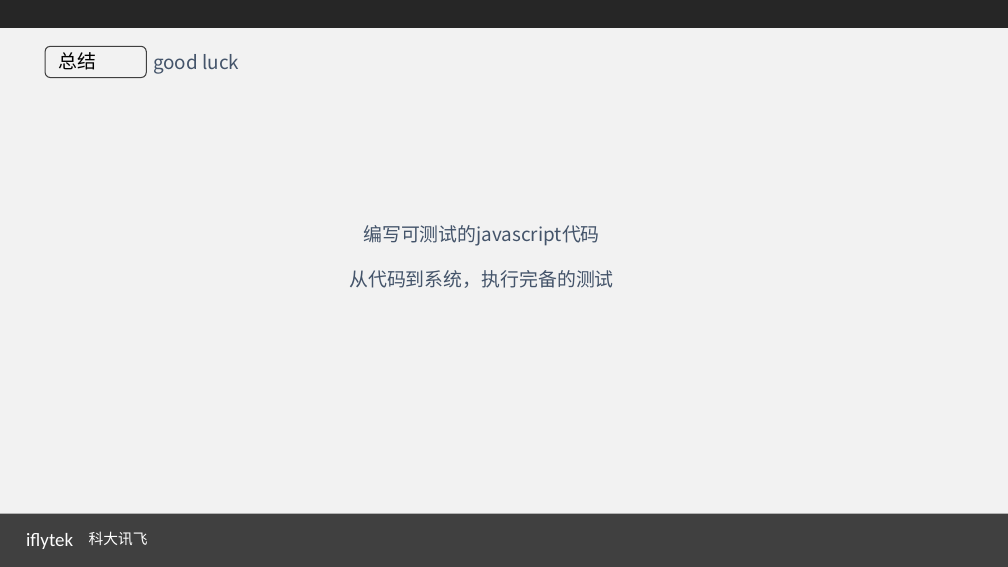
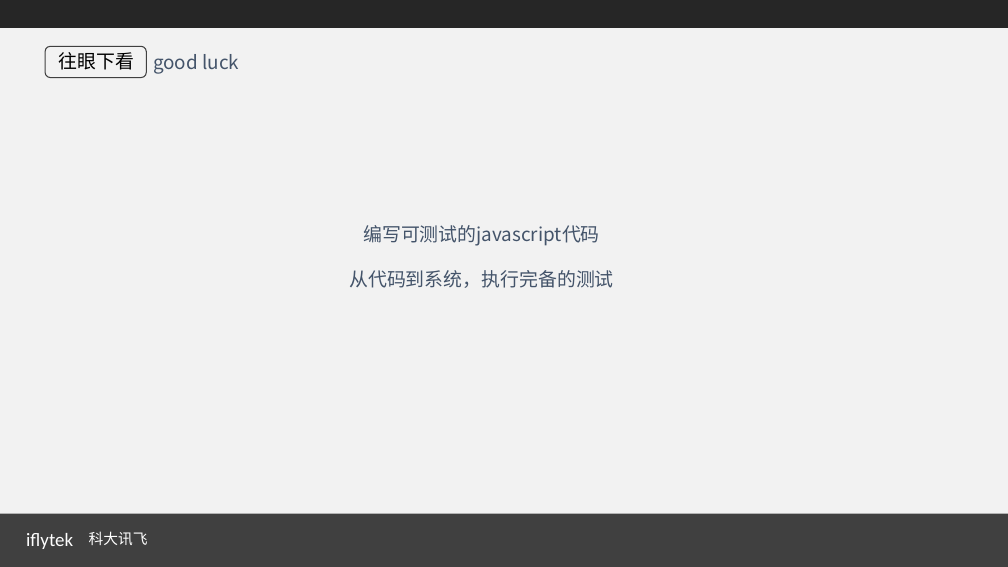
Before and after one commit to Ahkari/helloWorld, a slide deck: slide 41 of mocha-phantomJs/U/web测试方案.ppt (slide 37 before the commit). Drawn at 1008x567 pixels with LibreOffice and Linux fonts; fonts in the diff are those of the drawing. Boxes give left, top, right and bottom in pixels: in the first picture for what was removed or moved away, otherwise in the second. Text is boxed around its words. In the diff, an @@ line names an element or a change of style, - is before the commit and + after.

```diff
--- a/mocha-phantomJs/U/web测试方案.ppt
+++ b/mocha-phantomJs/U/web测试方案.ppt
@@ text at bbox=[58, 52, 134, 70]: text changed @@
-总结
+往眼下看
```
Also in this commit, not shown: 3 other slides changed, 4 slides added, 1 other file.
